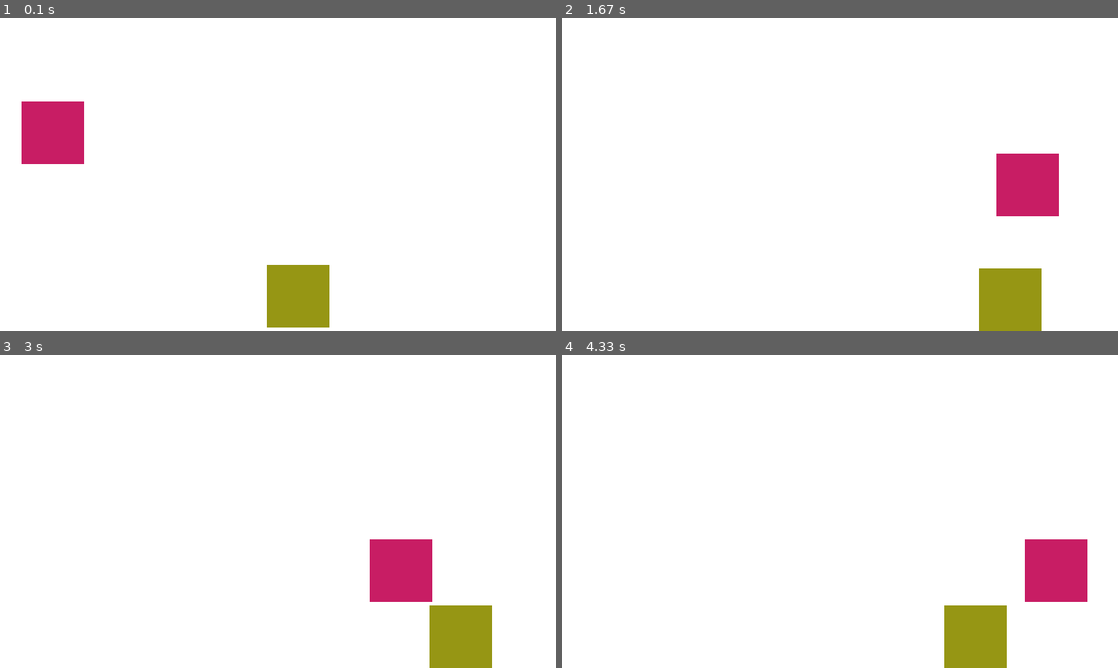
Above: before the commit, frames 1-4 (two rows, left to right).
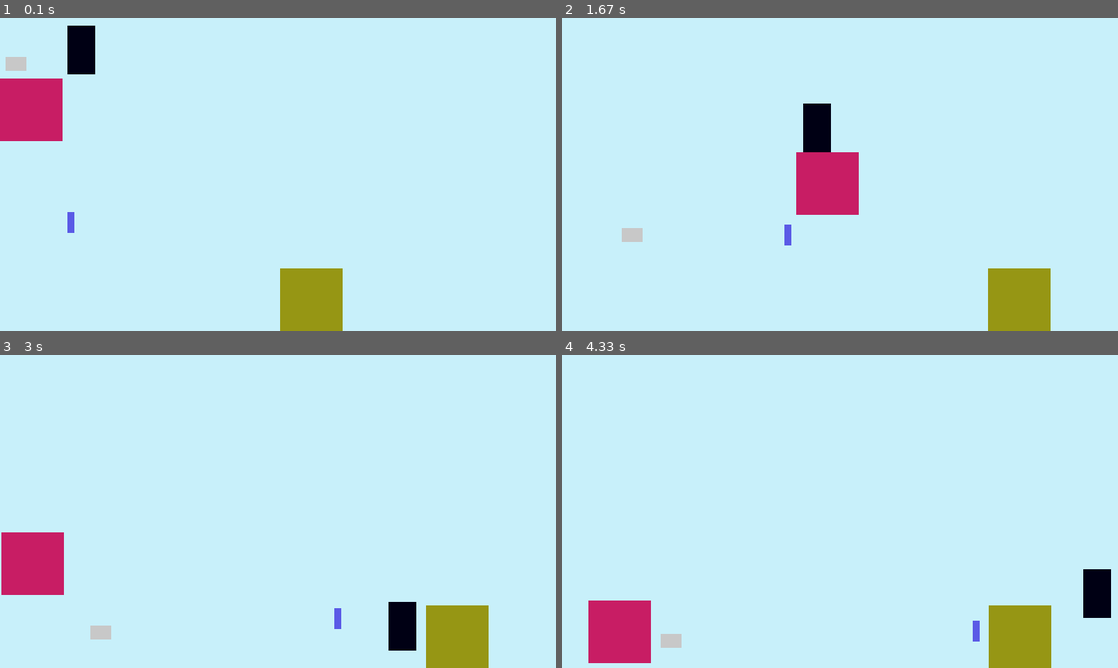
Above: after the commit, the same moments.

Repository: gooseboard/physics_engine
Game: pygame game, started from adam_pygame.py
Same seed, same stepped clock (60 frames per second), same inputs: the game is played once before the commit and once after it.
Inputs:
- Up to frame 1 (0.1 s): no input
- Up to frame 2 (1.67 s): no input
- Up to frame 3 (3 s): no input
- Up to frame 4 (4.33 s): no input

The runs differ from the first frame. In frame 1, 97% of the frame differs, in the area x 0-100%, y 0-100%; in frame 2, 98%; in frame 3, 98%; in frame 4, 99%.

Commit message:
fixed collision detection, still no momentum conservation

Diff:
--- a/adam_pygame.py
+++ b/adam_pygame.py
@@ -5,23 +5,13 @@
 import time
 from classes import Actor
 from classes import Rectangle
-
+from math import atan2, degrees, pi
 # Initialize the game engine
 pygame.init()
 
-# Define some colors
-
-
-PI = 3.141592653
-# Set the height and width of the screen
-
 screen = None
 
-
 # Loop until the user clicks the close button.
-
-
-
 
 # Loop as long as done == False
 def main():
@@ -40,38 +30,27 @@
     pygame.display.set_caption("Phys")
     clock = pygame.time.Clock()
 
-    BLACK = (0, 0, 0)
-    WHITE = (255, 255, 255)
-    bg_color = WHITE
-    BLUE = (0, 0, 255)
-    GREEN = (0, 255, 0)
-    RED = (255, 0, 0)
+
+    bg_color = (200,240,250)
+
     done = False
-    x_m = 20
-    y_m = 0
-    rect_h_p = 80
-    rect_w_p = 80
-    vy_mps = 30
-    vx_mps = 39.43
 
-    #adam = Rectangle(10,0,10,10,10,0,(0,0,20), 0, 0)
-    #mark = Rectangle(0,14,30,30,0,-20,(200,200,200), 0, 14)
-    arthur = Rectangle(14,14,90,90,-40,10,(200,29,100), 14, 14)
-    jake = Rectangle(50,50,90,90,20,0,(150,150,20), 50, 50)
-    actors = [arthur, jake]
+    adam = Rectangle(10,0,70,40,10,0,(0,0,20))
+    eve = Rectangle(10,30,30,10,10,-50,(90,90,230))
+    mark = Rectangle(0,14,20,30,-4,-20,(200,200,200))
+    arthur = Rectangle(14,14,90,90,-40,10,(200,29,100))
+    jake = Rectangle(50,50,90,90,20,0,(150,150,20))
+    actors = [arthur,adam,eve, jake,mark]
+
+
+
     uldr_boundaries = [y_upper_edge_m,x_left_edge_m,y_lower_edge_m,x_right_edge_m]
 
-    dt_s   =  0.048
-    time_10 = 0
-    time_510 = 0
-    time_steps = 0
+    dt_s   =  0.038
+
     ay_mps2 = 20.0
     while not done:
-        time_steps += 1
-        if time_steps == 10:
-            time_10 = time.clock()
-        if time_steps == 510:
-            print(time.clock() - time_10)
+
         for event in pygame.event.get():  # User did something
             if event.type == pygame.QUIT:  # If user clicked close
                 done = True  # Flag that we are done so we exit this loop
@@ -84,49 +63,26 @@
 
         detect_collisions(actors, uldr_boundaries)
         # Update the velocity and position.
-        vy_mps +=  ay_mps2 * dt_s
-        y_m   +=  vy_mps  * dt_s
 
-        x_m   +=  vx_mps  * dt_s
-        #print(y_m)
-        # Check for wall collisions.
-        if (y_m + p_to_m(rect_h_p) > y_lower_edge_m):
-            vy_mps *= -1 * 0.80  # loss of 20% on each bounce.
-            vx_mps *= 0.90
-            y_m = fix_sticky( y_m, rect_h_p, y_upper_edge_m, y_lower_edge_m)
-
-        if x_m + p_to_m(rect_w_p) > x_right_edge_m or x_m < x_left_edge_m:
-            vx_mps *= -1 * 0.80
-            x_m = fix_sticky(x_m,rect_w_p, x_left_edge_m,x_right_edge_m)
 
         for a in actors:
             draw_object(a)
-        #pygame.draw.rect(screen, BLACK, [m_to_px(x_m), m_to_px(y_m), rect_w_p, rect_h_p], 0)
+
 
         pygame.display.flip()
 
-        time.sleep(dt_s/2)
+        #time.sleep(dt_s/2)
     # Be IDLE friendly
     pygame.quit()
 
 def update_pos(actor, ay, dt_s):
     actor.yv +=  ay * dt_s
-    actor.y_prev = actor.y_pos
-    actor. x_prev = actor.x_pos
+
     actor.y_pos   +=  actor.yv  * dt_s
     actor.x_pos   +=  actor.xv  * dt_s
-    # Check for wall collisions.
-    '''if (actor.y_pos + p_to_m(actor.h) > y_lower_edge_m):
-        vy_mps *= -1 * 0.80  # loss of 20 percent on each bounce.
-        vx_mps *= 0.90
-        y_m = fix_sticky( y_m, y_upper_edge_m, y_lower_edge_m)
 
-    if x_m + p_to_m(rect_w_p) > x_right_edge_m or x_m < x_left_edge_m:
-        vx_mps *= -1 * 0.80
-        x_m = fix_sticky(x_m,x_left_edge_m,x_right_edge_m)'''
 def detect_collisions(actors, uldr_boundaries):
     for i in range(len(actors)):
-        #print('i: ' + str(i))
         curr_actor = actors[i]
         y_extreme = curr_actor.y_pos + p_to_m(curr_actor.h)
         x_extreme = curr_actor.x_pos + p_to_m(curr_actor.w)
@@ -138,70 +94,37 @@
             curr_actor.xv *= -1 * 0.8
             curr_actor.x_pos = fix_sticky(curr_actor.x_pos,curr_actor.w,uldr_boundaries[1],uldr_boundaries[3])
         for j in range(i+1,len(actors)):
-            #print('j: ' + str(j))
             other_actor = actors[j]
             other_y_extreme = other_actor.y_pos + p_to_m(other_actor.h)
             other_x_extreme = other_actor.x_pos + p_to_m(other_actor.w)
-            y_collision_down = y_extreme > other_actor.y_pos and curr_actor.y_pos < other_actor.y_pos
-
-
-            y_collision_up = curr_actor.y_pos < other_y_extreme and curr_actor.y_pos > other_actor.y_pos
-            #print(curr_actor.y_pos)
-            #print(other_y_extreme)
-            x_collision_left = curr_actor.x_pos < other_x_extreme and curr_actor.x_pos > other_actor.x_pos
-            x_collision_right = x_extreme > other_actor.x_pos and curr_actor.x_pos < other_actor.x_pos
-
-            x_extreme_prev = curr_actor.x_prev + p_to_m(curr_actor.w)
-            other_x_extreme_prev = other_actor.x_prev + p_to_m(other_actor.w)
-            y_extreme_prev = curr_actor.y_prev + p_to_m(curr_actor.h)
-            other_y_extreme_prev = other_actor.y_prev + p_to_m(other_actor.h)
-
-            x_overlap = (curr_actor.x_prev >= other_actor.x_prev and curr_actor.x_prev <= other_x_extreme_prev) or (x_extreme_prev >= other_actor.x_prev and x_extreme_prev <= other_x_extreme_prev) or (curr_actor.x_prev < other_actor.x_prev and x_extreme_prev > other_x_extreme_prev)
-            y_overlap = (curr_actor.y_prev >= other_actor.y_prev and curr_actor.y_prev <= other_y_extreme_prev) or (y_extreme_prev >= other_actor.y_prev and y_extreme_prev <= other_y_extreme_prev) or (curr_actor.y_prev < other_actor.y_prev and y_extreme_prev > other_y_extreme_prev)
-
-
-            if (x_overlap and (y_collision_up or y_collision_down)):
-                print("Y-collide")
-                print("first: " + str((curr_actor.x_prev >= other_actor.x_prev and curr_actor.x_prev <= other_x_extreme_prev)))
-                print("second: " + str((x_extreme_prev >= other_actor.x_prev and x_extreme_prev <= other_x_extreme_prev)))
-                print("third: " + str((curr_actor.x_prev < other_actor.x_prev and x_extreme_prev > other_x_extreme_prev)))
-
-                print("Up: " + str(y_collision_up))
-                print("Down: " + str(y_collision_down))
-                print("first: " + str((curr_actor.x_prev >= other_actor.x_prev and curr_actor.x_prev <= other_x_extreme_prev)))
-                print("second: " + str((x_extreme_prev >= other_actor.x_prev and x_extreme_prev <= other_x_extreme_prev)))
-                print("third: " + str((curr_actor.x_prev < other_actor.x_prev and x_extreme_prev > other_x_extreme_prev)))
-                curr_actor.yv *= -1 * 0.80
-                other_actor.yv *= -1 *0.80
-                if (y_collision_up):
-                    y_mean = (curr_actor.y_pos + other_y_extreme)/2
-                    curr_actor.y_pos = y_mean
-                    other_actor.y_pos = y_mean - p_to_m(other_actor.h)
-                if (y_collision_down):
-                    y_mean = (y_extreme + other_actor.y_pos)/2
-                    other_actor.y_pos = y_mean
-                    curr_actor.y_pos = y_mean - p_to_m(curr_actor.h)
-
-            if (y_overlap and (x_collision_right or x_collision_left)):
-                print("X-collide")
-                if (x_collision_left):
-                    print("LEFT")
-                elif (x_collision_right):
-                    print("RIGHT")
-                curr_actor.xv *= -1 * 0.80
-                other_actor.xv *= -1 *0.80
-                if (x_collision_left):
-                    x_mean = (curr_actor.x_pos + other_x_extreme)/2
-                    curr_actor.x_pos = x_mean
-                    other_actor.x_pos = x_mean - p_to_m(other_actor.w)
-                if (x_collision_right):
-                    x_mean = (x_extreme + other_actor.x_pos)/2
-                    other_actor.x_pos = x_mean
-                    curr_actor.x_pos = x_mean - p_to_m(curr_actor.w)
-
-
-
-
+            x_overlap = (curr_actor.x_pos >= other_actor.x_pos and curr_actor.x_pos <= other_x_extreme) or (x_extreme >= other_actor.x_pos and x_extreme <= other_x_extreme) or (curr_actor.x_pos < other_actor.x_pos and x_extreme > other_x_extreme)
+            y_overlap = (curr_actor.y_pos >= other_actor.y_pos and curr_actor.y_pos <= other_y_extreme) or (y_extreme >= other_actor.y_pos and y_extreme <= other_y_extreme) or (curr_actor.y_pos < other_actor.y_pos and y_extreme > other_y_extreme)
+            if x_overlap and y_overlap:
+                dx = (curr_actor.x_pos + p_to_m(curr_actor.w)/2) - (other_actor.x_pos + p_to_m(other_actor.w)/2)
+                dy = (curr_actor.y_pos + p_to_m(curr_actor.h)/2) - (other_actor.y_pos + p_to_m(other_actor.h)/2)
+                angle = 180*atan2(-dy,dx)/pi
+                if abs(angle) >= 45 and abs(angle) <= 135:
+                    if angle > 0: #down collision
+                        y_mean = (y_extreme + other_actor.y_pos)/2
+                        other_actor.y_pos = y_mean
+                        curr_actor.y_pos = y_mean - p_to_m(curr_actor.h)
+                    else:
+                        y_mean = (curr_actor.y_pos + other_y_extreme)/2
+                        curr_actor.y_pos = y_mean
+                        other_actor.y_pos = y_mean - p_to_m(other_actor.h)
+                    curr_actor.yv *= -1 * 0.80
+                    other_actor.yv *= -1 *0.80
+                else: #x_collision
+                    if abs(angle) > 45:
+                        x_mean = (x_extreme + other_actor.x_pos)/2
+                        other_actor.x_pos = x_mean
+                        curr_actor.x_pos = x_mean - p_to_m(curr_actor.w)
+                    else:
+                        x_mean = (curr_actor.x_pos + other_x_extreme)/2
+                        curr_actor.x_pos = x_mean
+                        other_actor.x_pos = x_mean - p_to_m(other_actor.w)
+                    curr_actor.xv *= -1 * 0.80
+                    other_actor.xv *= -1 *0.80
 
 def draw_object(actor):
     global screen
--- a/classes.py
+++ b/classes.py
@@ -1,5 +1,5 @@
 class Actor:
-	def __init__(self,x_pos, y_pos, h, w,  xv, yv, color, x_prev, y_prev):
+	def __init__(self,x_pos, y_pos, h, w,  xv, yv, color):
 		self.x_pos = x_pos
 		self.y_pos = y_pos
 		self.h = h
@@ -7,10 +7,9 @@
 		self.xv = xv
 		self.yv = yv
 		self.color = color
-		self.y_prev = y_prev
-		self.x_prev = x_prev
+
 
 
 class Rectangle(Actor):
-	def __init__(self, x_pos, y_pos, h, w,  xv, yv, color, x_prev, y_prev):
-		Actor.__init__(self, x_pos, y_pos, h, w,  xv, yv, color, x_prev, y_prev)
+	def __init__(self, x_pos, y_pos, h, w,  xv, yv, color):
+		Actor.__init__(self, x_pos, y_pos, h, w,  xv, yv, color)
Not shown, changed: classes.pyc
